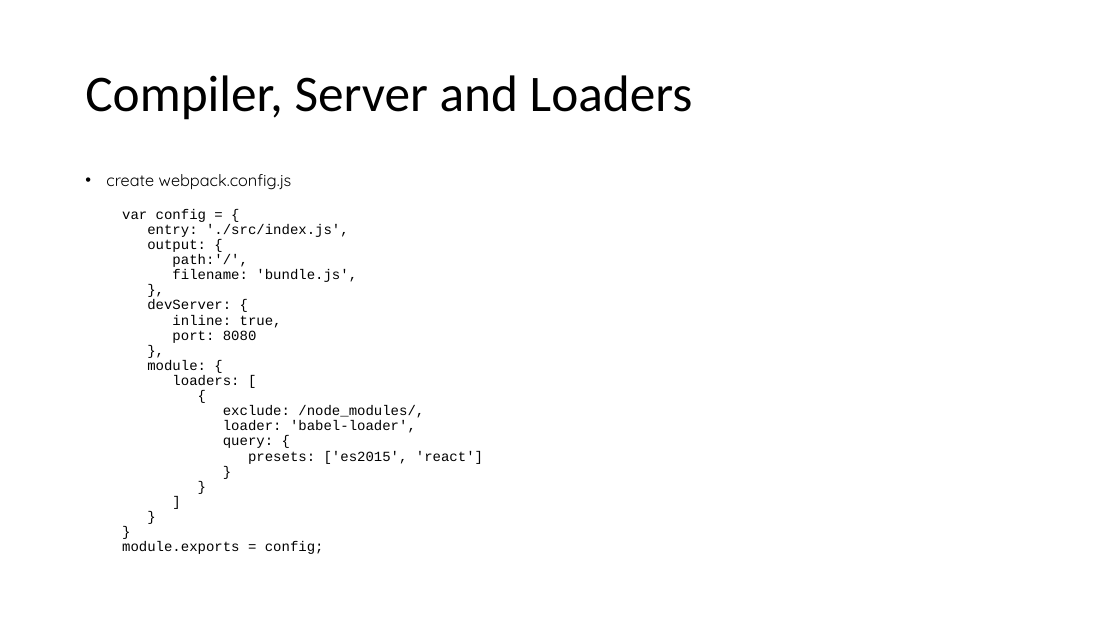
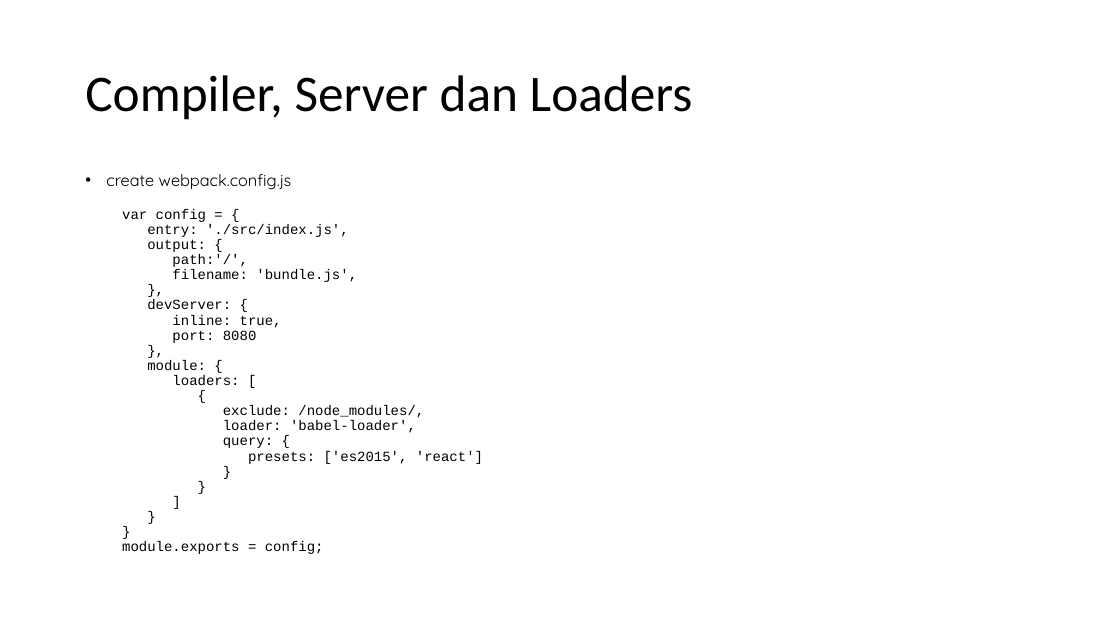
Before and after one commit to samwildan/react-heroku-firebase, a slide deck: slide 10 of materi/Web-React-Heroku_firebase.pptx (slide 9 before the commit). Drawn at 1120x630 pixels with LibreOffice and Linux fonts; fonts in the diff are those of the drawing. Boxes give left, top, right and bottom in pixels: in the first picture for what was removed or moved away, otherwise in the second. Text is boxed around its words. In the diff, an @@ line names an element or a change of style, - is before the commit and + after.

```diff
--- a/materi/Web-React-Heroku_firebase.pptx
+++ b/materi/Web-React-Heroku_firebase.pptx
@@ title at (85, 75, 693, 120): text changed @@
-Compiler, Server and Loaders
+Compiler, Server dan Loaders
```
Also in this commit, not shown: 8 other slides changed, 2 slides added.
